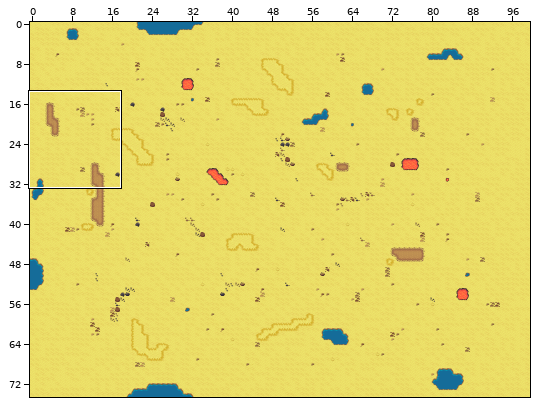
Two versions of a level (Tiled map, assets/maps/level1.tmx). Above: a wide view before the commit, with the close-up outlined.
Close-up. As it was:
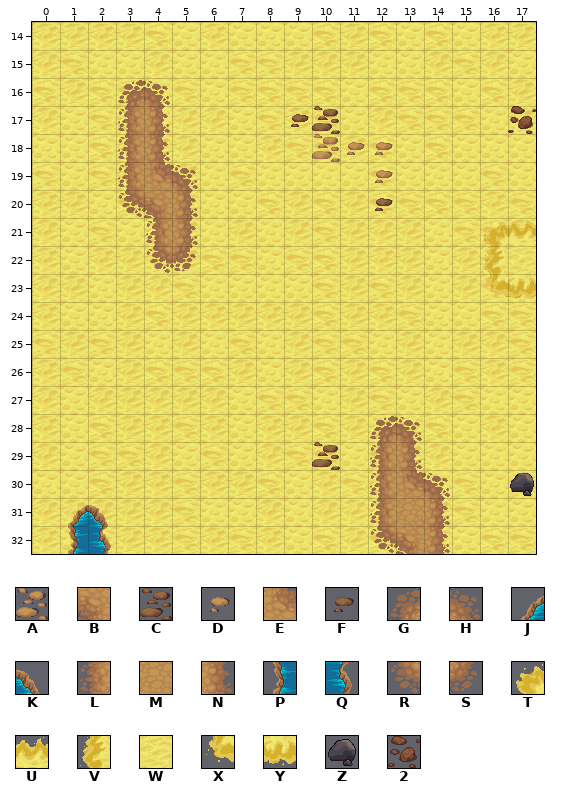
Cells are 32x32 px. Shown: x 0..17, y 14..32. The commit also changed other parts of the map, which this record leaves out.
Key: from "terrain": A 0, B 2, C 3, D 21, E 22, F 24, G 42, H 44, J 60, K 62, L 63, M 64, N 65, P 81, Q 83, R 84, S 86, T 294, U 295, V 315, W 316, X 336, Y 337, Z 419, 2 440.
_ is an empty cell.
Layers that did not change in this view are not listed.
Layer "top" before, first column x 0:
14 __________________
15 __________________
16 ___GH_____________
17 ___LN____FC______2
18 ___LN_____ADD_____
19 ___LEH______D_____
20 ___RBN______F_____
21 ____LN__________TU
22 ____RS__________VW
23 ________________XY
24 __________________
25 __________________
26 __________________
27 __________________
28 ____________GH____
29 __________C_LN____
30 ____________LEH__Z
31 _JK_________LMN___
32 _PQ_________RBN___
The same view after the edit:
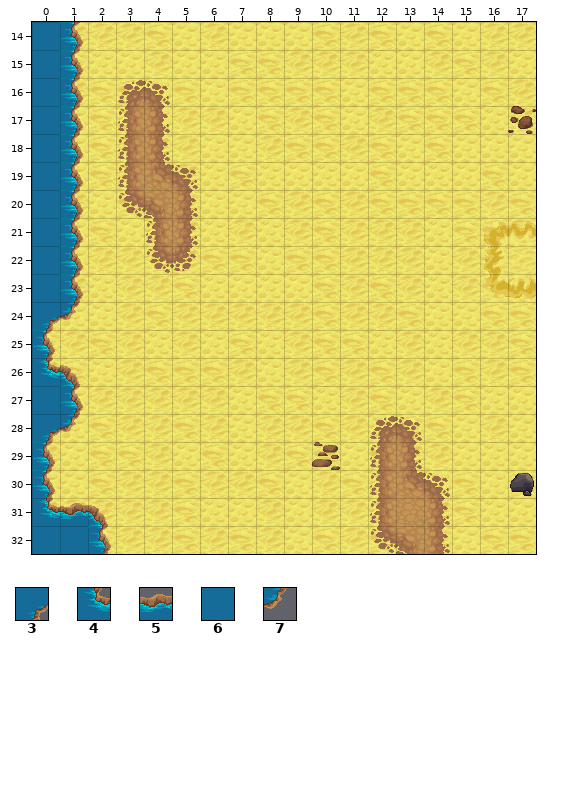
Further tiles: from "terrain": 3 19, 4 40, 5 61, 6 82, 7 104.
Difference:
Layer "top":
y 14..16: x 0..1 __ -> 6Q
y 17: x 0..1 __ -> 6Q; x 9..10 FC -> __
y 18: x 0..1 __ -> 6Q; x 10..12 ADD -> ___
y 19: x 0..1 __ -> 6Q; x 12 D -> _
y 20: x 0..1 __ -> 6Q; x 12 F -> _
y 21..23: x 0..1 __ -> 6Q
y 24: x 0..1 __ -> 37
y 25: x 0 _ -> Q
y 26: x 0..1 __ -> 4K
y 27: x 0..1 __ -> 6Q
y 28: x 0..1 __ -> 37
y 29..30: x 0 _ -> Q
y 31: x 0..1 _J -> 45
y 32: x 0..1 _P -> 66
